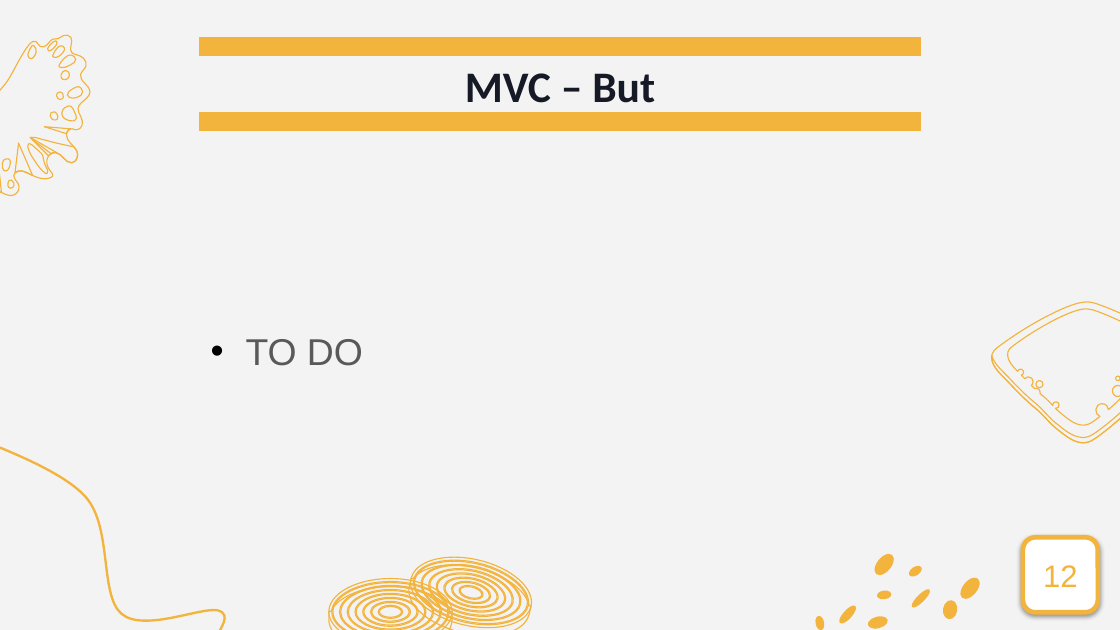
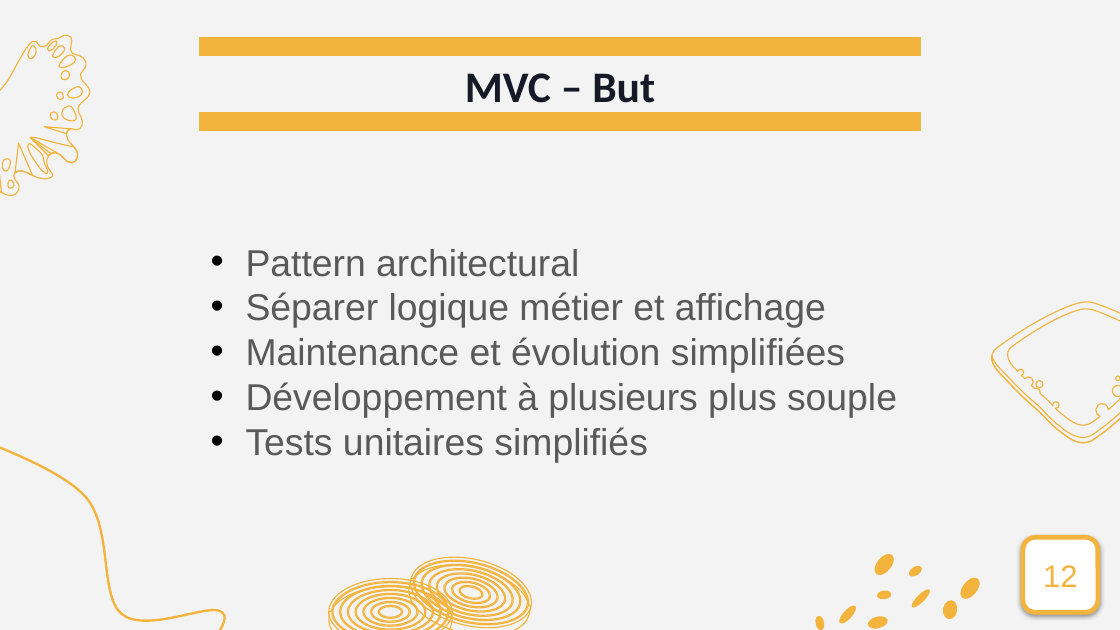
Before and after one commit to guillaumemouchet/Design-Pattern, a slide deck: slide 12 of Projet/DP_Presentation_V2.pptx. Drawn at 1120x630 pixels with LibreOffice and Linux fonts; fonts in the diff are those of the drawing. Boxes give left, top, right and bottom in pixels: in the first picture for what was removed or moved away, otherwise in the second. Text is boxed around its words. In the diff, an @@ line names an element or a change of style, - is before the commit and + after.

```diff
--- a/Projet/DP_Presentation_V2.pptx
+++ b/Projet/DP_Presentation_V2.pptx
@@ text at bbox=[246, 249, 897, 462]: text changed @@
-• TO DO
+• Pattern architectural
+• Séparer logique métier et affichage
+• Maintenance et évolution simplifiées
+• Développement à plusieurs plus souple
+• Tests unitaires simplifiés
```
Also in this commit, not shown: 7 other slides changed, 1 slide added, 1 slide removed.
